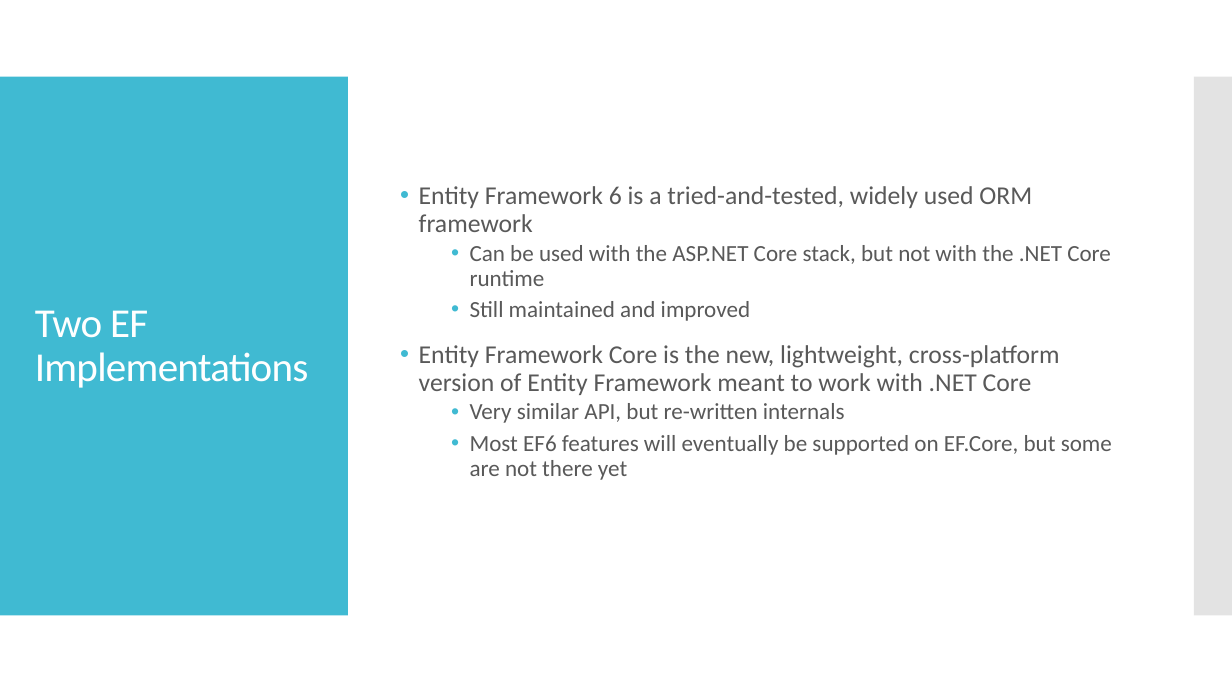
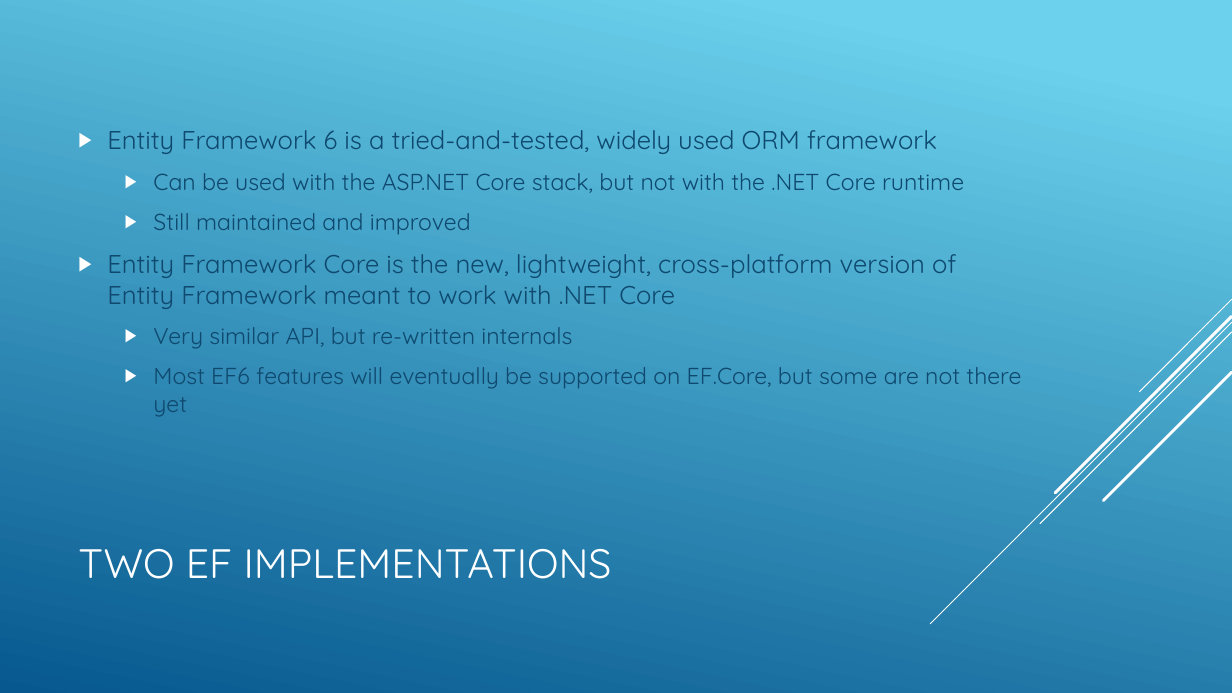
Before and after one commit to mjrousos/aspnetcore-workshop, a slide deck: slide 2 of Slides/EF6 vs EFCore.pptx. Drawn at 1232x693 pixels with LibreOffice and Linux fonts; fonts in the diff are those of the drawing. Boxes give left, top, right and bottom in pixels: in the first picture for what was removed or moved away, otherwise in the second. Text is boxed around its words. In the diff, an @@ line names an element or a change of style, - is before the commit and + after.

Commit message:
Update EF slides to match the style of other decks

```diff
--- a/Slides/EF6 vs EFCore.pptx
+++ b/Slides/EF6 vs EFCore.pptx
@@ background #FFFFFF to gradient #6ED2EB to #06588E @@
@@ rectangle removed at [0,77,348,616] @@
@@ text "Entity Framework 6 is a ...": place and size @@
-text "Entity Framework 6 is a ..." at [419,186,1112,480]
+text "Entity Framework 6 is a ..." at [107,130,1021,416]
@@ text "Entity Framework 6 is a ..." at [107,130,1021,416]: font Calibri to Quicksand, text colour #595959 to #0F496F; bullet • to ▶; line spacing 0.9 to 1; less space between paragraphs; bullet colour #40BAD2 to #FFFFFF; more space between paragraphs @@
@@ rectangle removed at [1194,77,1232,616] @@
@@ group added at [931,299,1232,624]: 5 lines @@
@@ title at [78,549,612,579]: text changed; font Calibri to Quicksand @@
-Two EF Implementations
+TWO EF IMPLEMENTATIONS
```
Also in this commit, not shown: 2 other slides changed.
